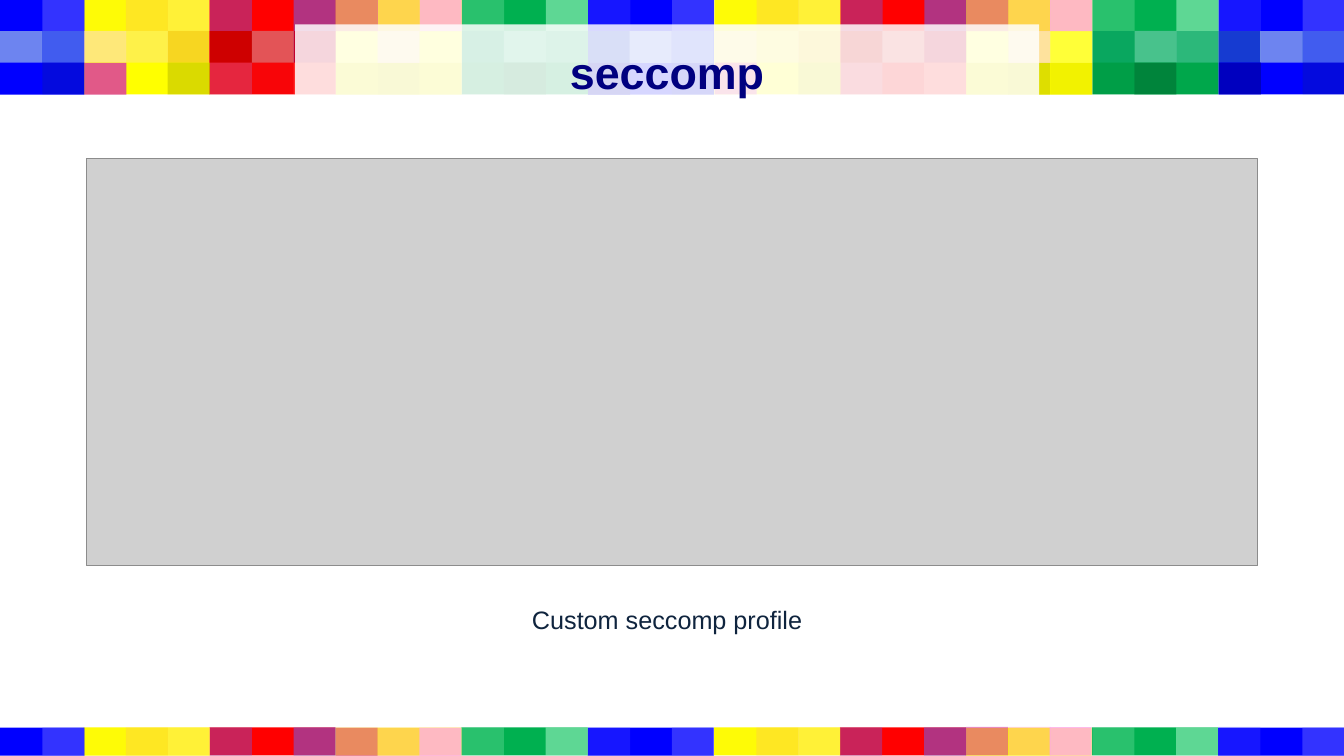
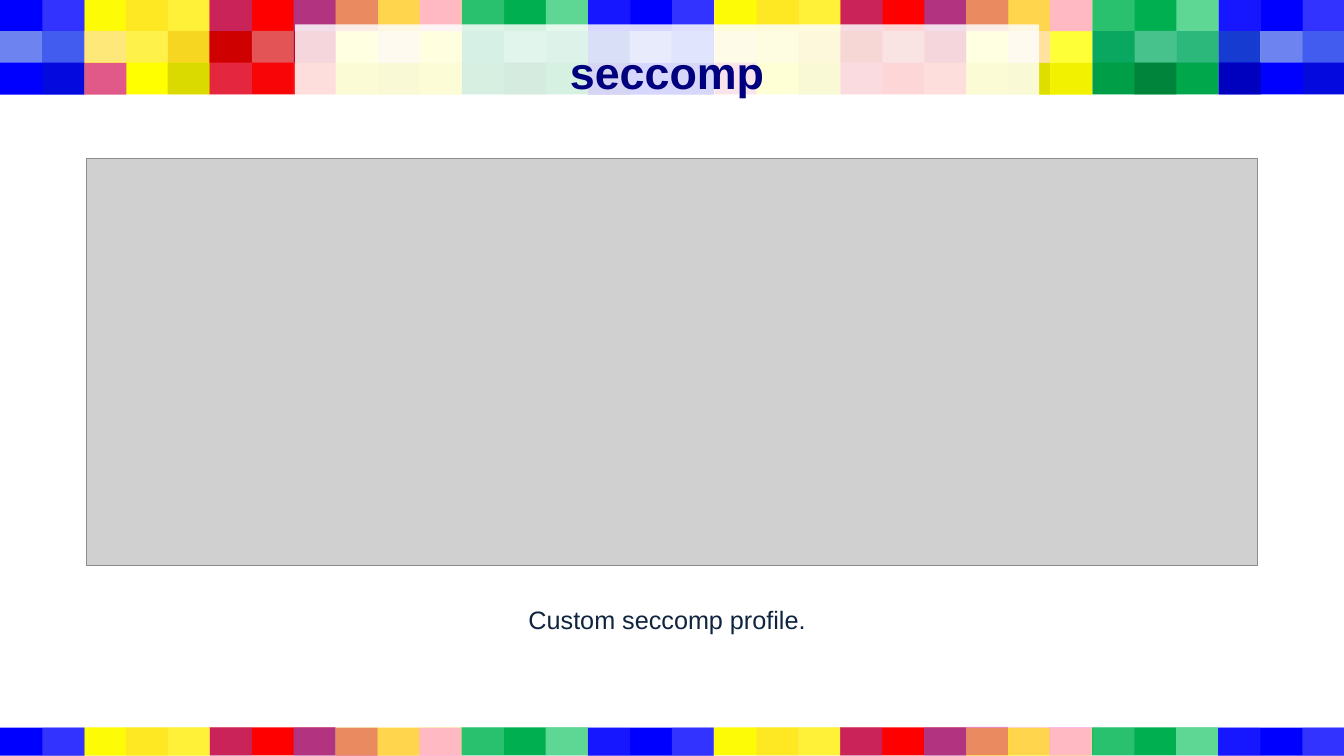
Before and after one commit to davunt01/CSaN-Container-Security, a slide deck: slide 16 of Presentation1.pptx. Drawn at 1344x756 pixels with LibreOffice and Linux fonts; fonts in the diff are those of the drawing; grey boxes stand for pictures. Boxes give left, top, right and bottom in pixels: in the first picture for what was removed or moved away, otherwise in the second. Text is boxed around its words. In the diff, an @@ line names an element or a change of style, - is before the commit and + after.

Commit message:
fix some consistency errors in pp and remoce seccomp sontainers after they exit

```diff
--- a/Presentation1.pptx
+++ b/Presentation1.pptx
@@ text at box(528, 610, 806, 634): text changed @@
-Custom seccomp profile
+Custom seccomp profile.
```
Also in this commit, not shown: 2 other slides changed, 1 other file.
